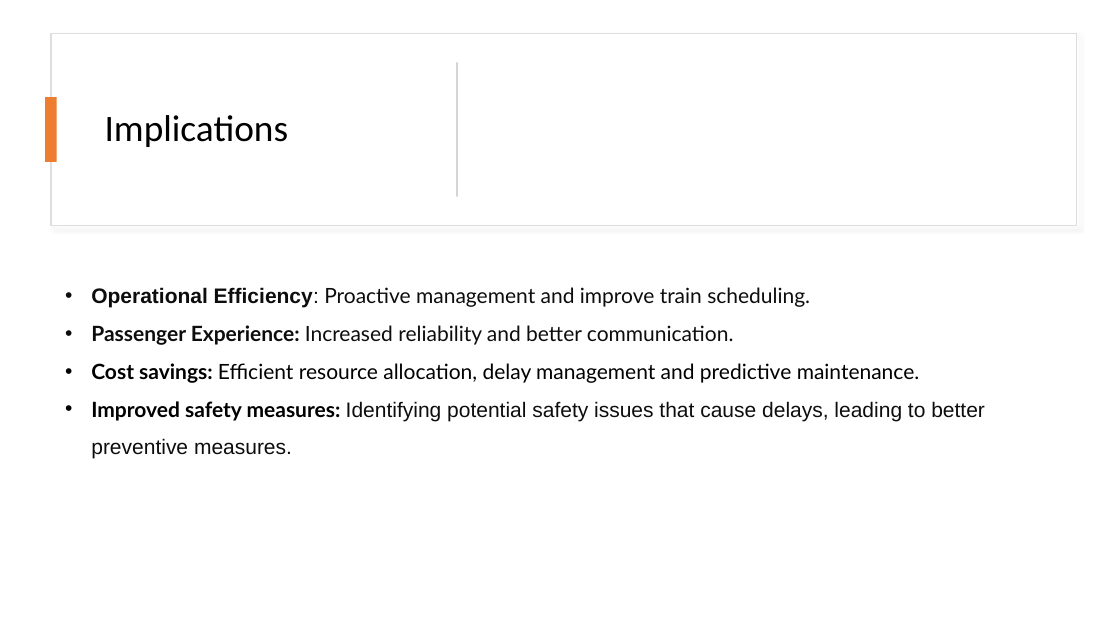
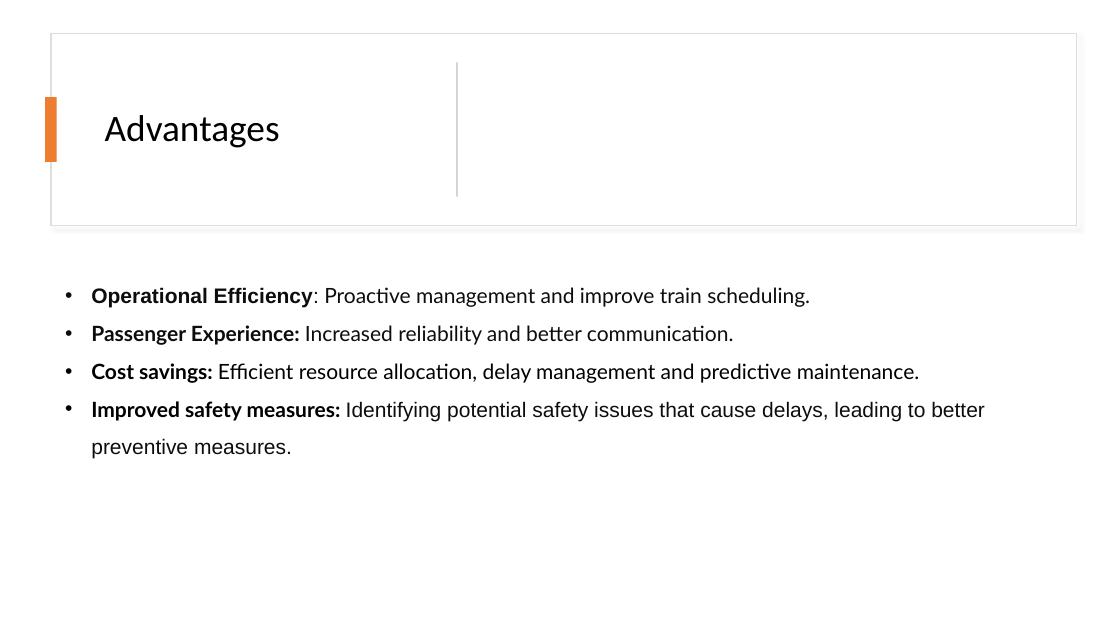
Before and after one commit to ziaulchowdhury/train-delay-prediction-system, a slide deck: slide 17 of documentation/ML_Project.pptx (slide 11 before the commit). Drawn at 1120x630 pixels with LibreOffice and Linux fonts; fonts in the diff are those of the drawing. Boxes give left, top, right and bottom in pixels: in the first picture for what was removed or moved away, otherwise in the second. Text is boxed around its words. In the diff, an @@ line names an element or a change of style, - is before the commit and + after.

```diff
--- a/documentation/ML_Project.pptx
+++ b/documentation/ML_Project.pptx
@@ title at bbox=[105, 115, 280, 148]: text changed @@
-Implications
+Advantages
```
Also in this commit, not shown: 1 other slide changed, 7 slides added.
